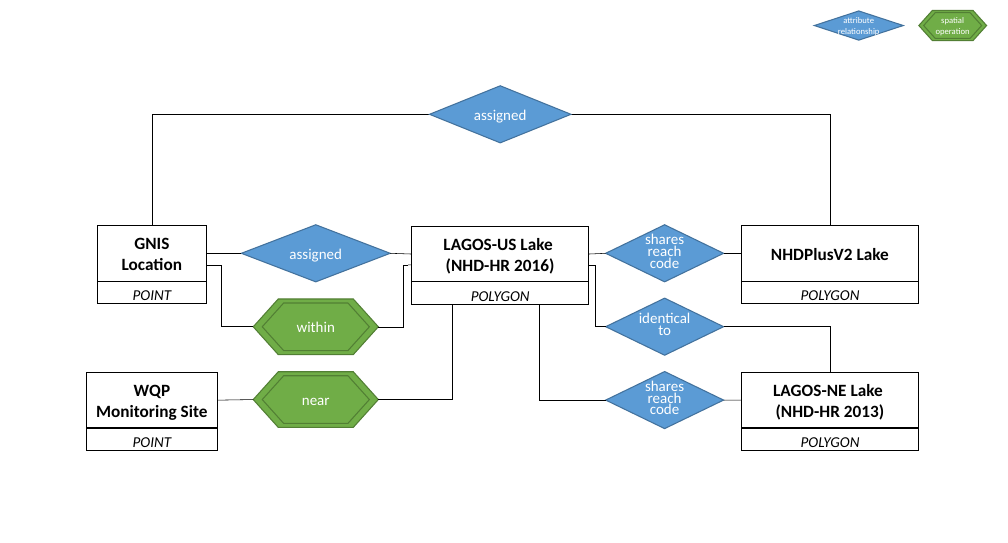
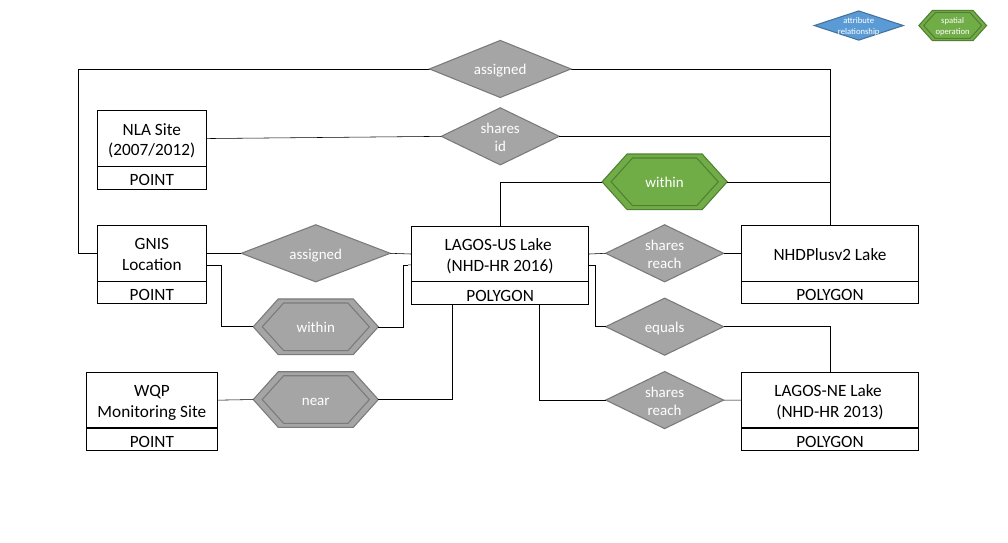
Before and after one commit to cont-limno/LAGOS_Lake_Link, a slide deck: slide 1 of images/ERD_as_is.pptx. Drawn at 1008x543 pixels with LibreOffice and Linux fonts; fonts in the diff are those of the drawing. Boxes give left, top, right and bottom in pixels: in the first picture for what was removed or moved away, otherwise in the second. Text is boxed around its words. In the diff, an @@ line names an element or a change of style, - is before the commit and + after.

```diff
--- a/images/ERD_as_is.pptx
+++ b/images/ERD_as_is.pptx
@@ diamond "assigned": place and size @@
-diamond "assigned" at <box>430,86,571,143</box>
+diamond "assigned" at <box>430,40,571,98</box>
@@ elbow line moved from (152, 226) - (430, 114) to (97, 254) - (430, 69) @@
@@ elbow line moved from (571, 114) - (830, 226) to (571, 69) - (830, 226) @@
@@ rectangle added at <box>97,113,206,189</box>, fill #FFFFFF, outline #000000 1 pt, 16.1 pt, text #000000 @@
+POINT
@@ rectangle added at <box>97,111,206,167</box>, fill #FFFFFF, outline #000000 1 pt, 16.1 pt, text #000000 @@
+NLA Site (2007/2012)
@@ diamond added at <box>441,108,559,165</box>, fill #A5A5A5, outline #7A7A7A 1 pt, 13.9 pt, text #FFFFFF @@
+shares id
@@ line added from (207, 139) to (441, 136), #000000 0.5 pt @@
@@ elbow line added from (559, 136) to (830, 226), #000000 0.5 pt @@
@@ flow chart preparation added at <box>602,154,727,210</box>, fill #70AD47, outline #538035 1 pt @@
@@ flow chart preparation added at <box>611,158,718,205</box>, fill #70AD47, outline #538035 1 pt, 13.9 pt, text #FFFFFF @@
+within
@@ elbow line added from (602, 181) to (500, 226), #000000 0.5 pt @@
@@ elbow line added from (727, 181) to (830, 226), #000000 0.5 pt @@
@@ size 14 to 16.1 pt, italic off in 5 elements at <box>741,375,919,450</box>, <box>87,375,217,450</box>, <box>741,228,919,304</box>, <box>412,229,589,305</box>, <box>97,228,206,304</box> @@
@@ bold off in 4 elements at <box>741,372,919,428</box>, <box>87,372,217,428</box>, <box>412,226,589,282</box>, <box>97,226,206,281</box> @@
@@ diamond "shares reach" at <box>606,225,723,282</box>: line spacing 11pt to 1; fill #5B9BD5 to #A5A5A5; outline #43739E 1 pt to #7A7A7A 1 pt @@
@@ text in diamond at <box>650,255,679,268</box>: paragraph removed @@
-code
@@ text in rectangle at <box>774,248,886,260</box>: text changed; bold off @@
-NHDPlusV2 Lake
+NHDPlusv2 Lake
@@ fill #5B9BD5 to #A5A5A5; outline #43739E 1 pt to #7A7A7A 1 pt in 3 elements at <box>241,225,390,282</box>, <box>430,40,571,98</box>, <box>606,298,723,355</box> @@
@@ text in diamond at <box>645,322,685,334</box>: text changed @@
-identical to
+equals
@@ fill #70AD47 to #A5A5A5; outline #538035 1 pt to #7A7A7A 1 pt in 4 elements at <box>262,303,369,350</box>, <box>262,375,369,423</box>, <box>254,299,378,354</box>, <box>254,371,378,427</box> @@
@@ diamond "shares reach" at <box>606,371,723,429</box>: line spacing 11pt to 1; fill #5B9BD5 to #A5A5A5; outline #43739E 1 pt to #7A7A7A 1 pt @@
@@ text in diamond at <box>650,402,679,414</box>: paragraph removed @@
-code
```
Also in this commit, not shown: 3 other files.
